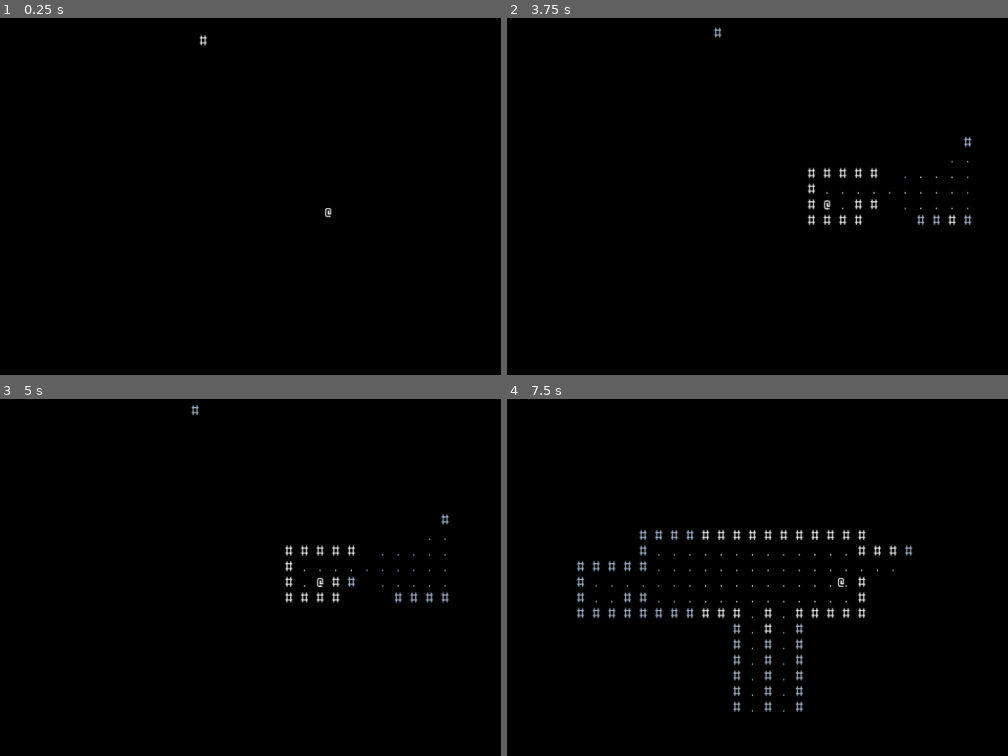
Above: before the commit, frames 1-4 (two rows, left to right).
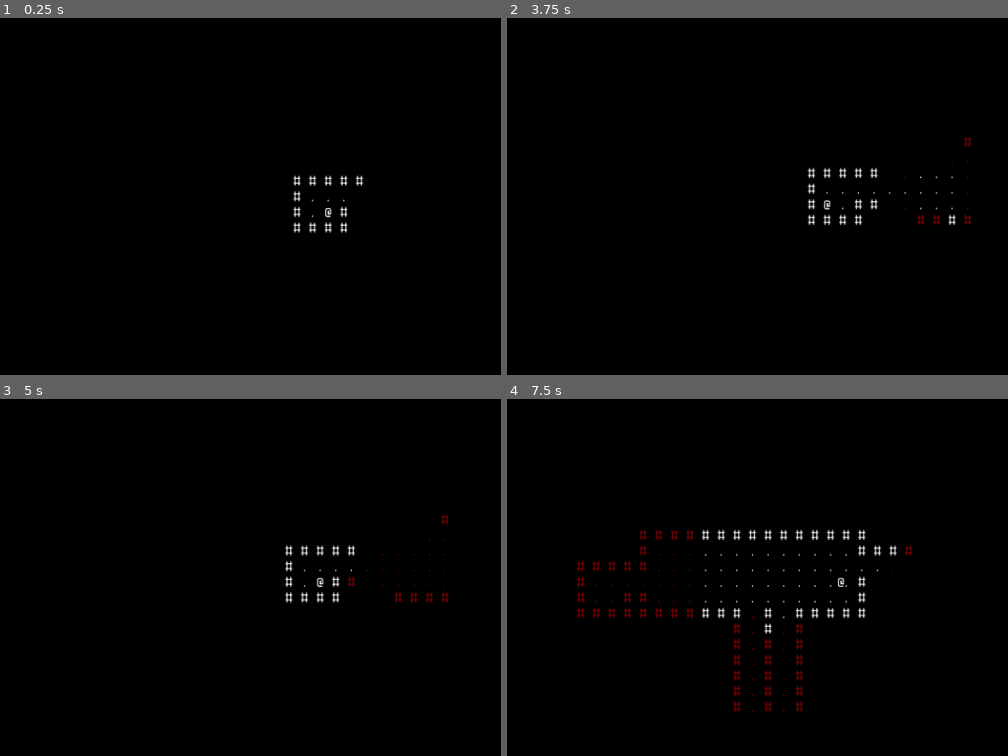
Above: after the commit, the same moments.

Repository: ElPresidentePoole/godot-rl
Game: Godot game, scene res://scenes/dungeon.tscn
Two runs of this game, one before a commit and one after it. Both use one fixed random seed, a clock stepped at 60 frames per second and the inputs below.
Inputs:
- Up to frame 1 (0.25 s): no input
- Up to frame 2 (3.75 s): hold W (move_north) 0.53-2.03 s; tap Enter at 1.25, 3.5 s; tap Space at 2 s; hold A (move_west) 2.03-3.53 s; hold S (move_south) from 3.53 s (still down)
- Up to frame 3 (5 s): tap Space at 4.25 s; release S (move_south) at 4.28 s; hold D (move_east) from 4.28 s (still down)
- Up to frame 4 (7.5 s): release D (move_east) at 5.03 s; hold W (move_north) 5.03-5.78 s; tap Enter at 5.75 s; hold D (move_east) from 5.78 s (still down)

The runs differ from the first frame. In frame 1, 0.4% of the frame differs, in the area x 39-73%, y 4-61%; in frame 2, 0.2%; in frame 3, 0.3%; in frame 4, 1.3%, in the area x 13-82%, y 36-88%.

Commit message:
fixed cell 0,0 always being shown, player.gd refactored

Diff:
--- a/scenes/dungeon.gd
+++ b/scenes/dungeon.gd
@@ -6,39 +6,32 @@
 
 @onready var mobs: Node = $Mobs
 @onready var cellmap: CellMap = $CellMap
-@onready var player_mrpas: MRPAS = cellmap.build_mrpas_from_map()
 @onready var astar: AStar2D = $CellMap.astar
 @onready var player: Node2D = $Player
+@onready var player_mrpas: MRPAS = cellmap.build_mrpas_from_map()
 var player_seen_tiles: Array[Vector2] = [] # TODO
 
-signal turn_taken(player_state: Dictionary)
-
 func get_cellmap() -> CellMap:
-	return cellmap
+	return cellmap # TODO: remove, not needed
 
 func get_astar() -> AStar2D:
-	return get_cellmap().astar
+	return get_cellmap().astar # TODO: remove, not needed
 
-func spawn_player(x: int, y: int) -> void:
-	# TODO: come back to this after refactoring
+func place_player(x: int, y: int) -> void:
+	""" Places a player somewhere and then updates fov """
 	var p = player
 	p.position = Vector2(x, y) * cellmap.CELL_SIZE
-#	p.connect('turn_taken', func (new_player_state):
-#		for m in mobs.get_children():
-#			m._on_player_turn_taken(new_player_state)
-#		update_player_fov(new_player_state['new_position']))
-#	add_child(p)
-	update_player_fov(cellmap.world_pos_to_cell(p.position)) # why it still broke?
+	update_player_fov(p.position)
 
 func spawn_mob(x: int, y: int) -> void:
 	var m = S_Mob.instantiate()
 	m.position = Vector2(x, y) * cellmap.CELL_SIZE
-	m.cellmap = get_cellmap()
-	m.astar = get_astar()
 	mobs.add_child(m)
 
 func update_player_fov(new_position: Vector2) -> void:
-	""" Calculates the player's current fov and hides/shows mobs and cellmap cells based on it.  This, obviously, causes side effects! """
+	""" Calculates the player's current fov and hides/shows mobs and cellmap cells based on it.  This, obviously, causes side effects!
+	Future note: What side effects?  We aren't doing functional programming?  Also new_position should WORLD position, not cell map position.
+	"""
 	var player_cell_pos: Vector2 = cellmap.world_pos_to_cell(new_position)
 	player_mrpas.clear_field_of_view()
 	player_mrpas.compute_field_of_view(player_cell_pos, 8)
@@ -51,7 +44,7 @@
 			c.symbol.modulate = Color.WHITE
 		elif cell_pos in player_seen_tiles:
 			c.show()
-			c.symbol.modulate = Color.LIGHT_STEEL_BLUE
+			c.symbol.modulate = Color.DARK_RED
 		else:
 			c.hide()
 	for m in mobs.get_children():
@@ -61,21 +54,10 @@
 		else:
 			m.hide()
 
-func _on_player_attempt_to_move(dv) -> void:
-	dv *= cellmap.CELL_SIZE
-	if not astar.is_point_disabled(cellmap.get_cell_id(player.position+dv)):
-##			astar.set_point_disabled(cellmap.get_cell_id(position), false)
-##			astar.set_point_disabled(cellmap.get_cell_id(position+dv), true)
-###			position = position+dv
-		player.ready_to_move = false
-		emit_signal("turn_taken", { 'new_position': player.position+dv })
-		await create_tween().tween_property(player, 'position', player.position+dv, 0.1).finished
-		player.ready_to_move = true
-
 # Called when the node enters the scene tree for the first time.
 func _ready() -> void:
-	var player_pos: Vector2 = cellmap.root.get_leaves()[0].get_room_center()
-	spawn_player(player_pos.x, player_pos.y)
+	var spawn_room: Vector2 = cellmap.root.get_leaves()[0].get_room_center()
+	place_player(spawn_room.x, spawn_room.y)
 #	var mob_pos: Vector2 = cellmap.root.get_leaves()[1].get_room_center()
 #	spawn_mob(mob_pos.x, mob_pos.y)
 
@@ -83,6 +65,14 @@
 func _process(delta) -> void:
 	pass
 
+func process_turn(player_state):
+	update_player_fov(player.position) # why it still broke?
 
-func _on_turn_taken(player_state):
-	update_player_fov(player.position) # why it still broke?
+func _on_player_request_to_move(dv):
+	dv *= cellmap.CELL_SIZE
+	if not astar.is_point_disabled(cellmap.get_cell_id(player.position+dv)):
+##			astar.set_point_disabled(cellmap.get_cell_id(position), false)
+##			astar.set_point_disabled(cellmap.get_cell_id(position+dv), true)
+###			position = position+dv
+		process_turn({ 'new_position': player.position+dv })
+		player.move(dv)
--- a/scenes/dungeon.tscn
+++ b/scenes/dungeon.tscn
@@ -13,5 +13,4 @@
 
 [node name="Player" parent="." instance=ExtResource("3_txnym")]
 
-[connection signal="turn_taken" from="." to="." method="_on_turn_taken"]
-[connection signal="attempt_to_move" from="Player" to="." method="_on_player_attempt_to_move"]
+[connection signal="request_to_move" from="Player" to="." method="_on_player_request_to_move"]
--- a/scenes/player.gd
+++ b/scenes/player.gd
@@ -9,7 +9,7 @@
 # like where the player is in CellMap turns and stuff?  maybe have a signal like
 # turn_taken(new_player_state)?
 
-signal attempt_to_move(dv: Vector2)
+signal request_to_move(dv: Vector2)
 
 var ready_to_move: bool = true
 
@@ -18,7 +18,6 @@
 # Called when the node enters the scene tree for the first time.
 func _ready() -> void:
 	pass
-#	astar.set_point_disabled(cellmap.get_cell_id(position))
 
 func handle_movement() -> void:
 	if not ready_to_move:
@@ -37,7 +36,12 @@
 		dv = Vector2.ZERO
 
 	if dv != Vector2.ZERO:
-		emit_signal('attempt_to_move', dv)
+		emit_signal('request_to_move', dv)
+
+func move(dv: Vector2) -> void:
+	ready_to_move = false
+	await create_tween().tween_property(self, 'position', position+dv, 0.1).finished
+	ready_to_move = true
 
 func _unhandled_input(event: InputEvent) -> void:
 	if event.is_action_pressed("move_north"):
